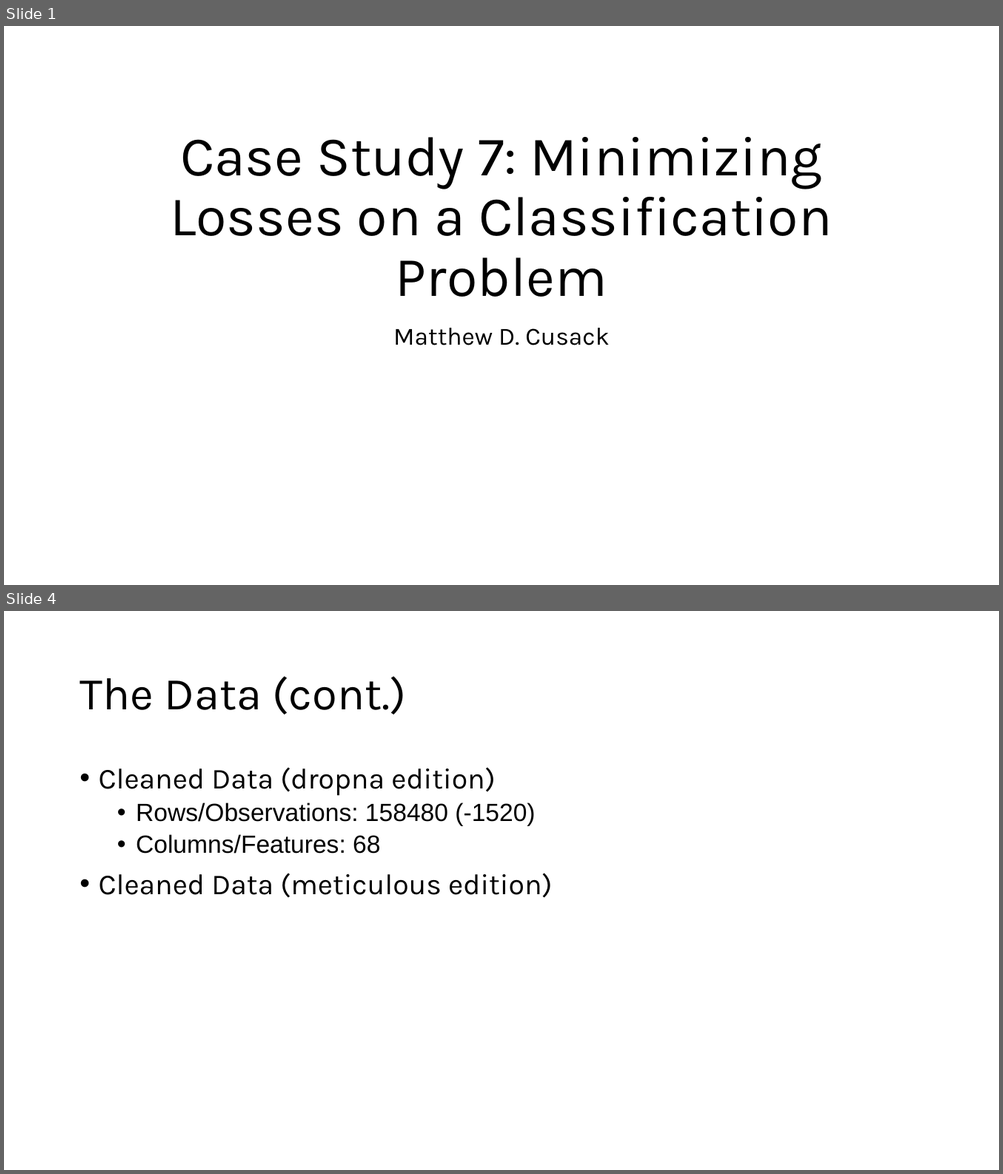
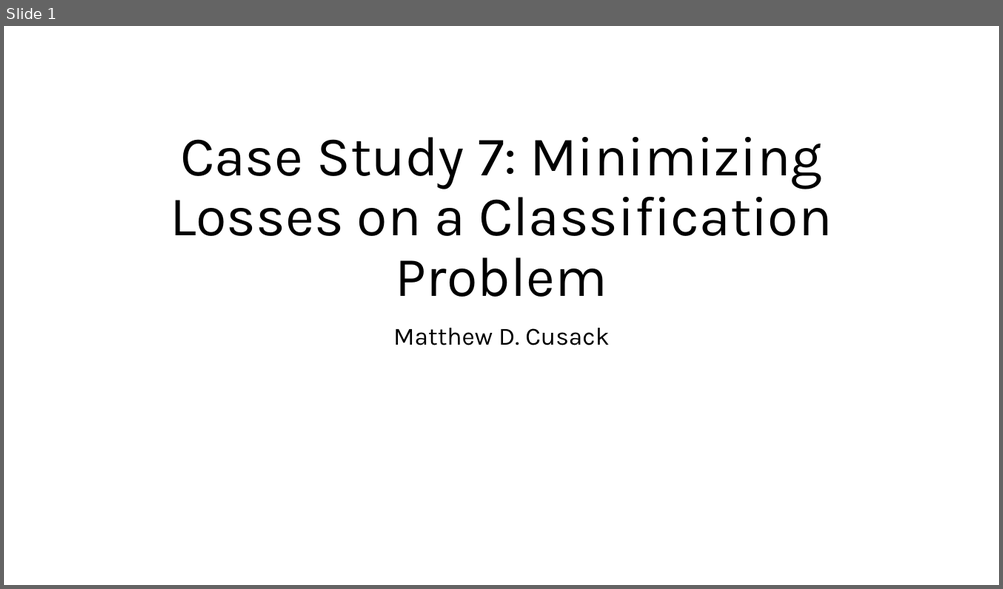
Before and after one commit to Mcusac/Case-Study-X, a slide deck: Cusack_Matthew_CaseStudy7.pptx. Shown one above the other, each under a label of ours: slides 1 and 4 before the commit, slide 1 after it; the slides between them are not shown. The pictures are 1003x1174 and 1003x589 pixels, drawn with LibreOffice and Linux fonts; fonts in the diff are those of the drawing. Boxes give left, top, right and bottom in pixels: in the first picture for what was removed or moved away, otherwise in the second. Text is boxed around its words. In the diff, an @@ line names an element or a change of style, - is before the commit and + after.

```diff
--- a/Cusack_Matthew_CaseStudy7.pptx
+++ b/Cusack_Matthew_CaseStudy7.pptx
@@ slide 4 removed at [4,611,999,1170], background #FFFFFF @@
@@ title removed at [79,676,406,715] @@
-The Data (cont.)
@@ text removed at [99,767,552,898] @@
-• Cleaned Data (dropna edition)
-  • Rows/Observations: 158480 (-1520)
-  • Columns/Features: 68
-• Cleaned Data (meticulous edition)
```
Also in this commit, not shown: 10 slides changed, 6 slides added, 2 other slides removed, 15 other files.
